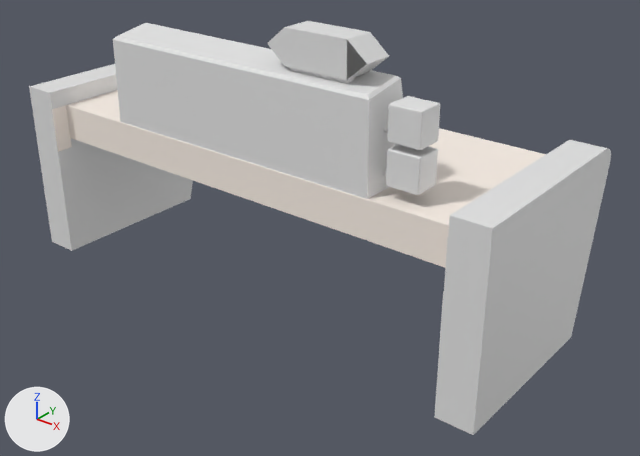
Before and after pictures for a commit that changed the Blender file missile_silo/Assets/Blender/LaunchControlPanel.blend.
The view is the same before and after, from a camera (50 mm lens) standing at (2.91, -2.83, 2.5) and looking at (0.2, 0.56, 0.4). Arrows for +X, +Y and +Z are at lower left; the lights stay in place.
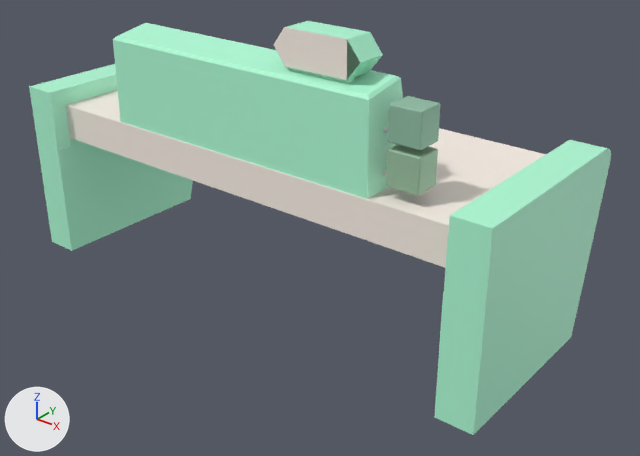
Commit message: rough finished product of control panel

Boxes [x1, y1, x2, y2] around the edits, measured in the pictures (640 x 456 px):
'Cube.001', recoloured, reshaped (grey to green): [29, 21, 611, 435] in both
part 1 of me_cube_005, built on: before [347, 32, 389, 80]; after [347, 32, 383, 80]
part 2 of me_cube_005, recoloured: [273, 27, 359, 80] in both
part 3 of me_cube_005, recoloured (grey to green): [52, 106, 71, 151] in both
part 4 of me_cube_005, recoloured: [66, 106, 449, 268] in both
part 5 of me_cube_006, recoloured (grey to green): [387, 96, 440, 150] in both
part 6 of me_cube_007, recoloured (grey to green): [386, 145, 438, 195] in both

The change, as a list of edits to the scene's bpy script:
```text
Change mat_material:
    mat_material.base_color: (0.8, 0.8, 0.8) -> (0.449, 1.0, 0.703)  # white #e7e7e7 -> green #b3ffda
Add mat_material_005:
    mat_material_005 = principled_material('Material.005')
    mat_material_005.base_color = (0.328, 0.533, 0.356)  # green #9bc1a1
Add mat_material_004:
    mat_material_004 = principled_material('Material.004')
    mat_material_004.base_color = (0.287, 0.521, 0.381)  # green #92bfa6
Change me_cube_005:
    used by ob_cube_001; location = (0.502, 0.188, 1.395); scale = (0.165, 0.0222, 0.0206)
    verts and faces of me_cube_005; kept vertices keep their numbers, new ones are numbered from 242
    remove me_cube_005.from_pydata(...)  # 242 vertices, 140 faces; spans x -12.9..6.0, y -8.5..44.8, z -67.6..9.0
    add me_cube_005.from_pydata(...)  # 246 vertices, 145 faces; spans x -12.9..6.0, y -8.5..44.8, z -67.6..9.0
    me_cube_005 part 1
    add verts[28] = (1.5, 5.6, 4.7)  # moved, pixel (382, 54)
    add verts[29] = (1.5, -1.9, 4.7)  # moved, pixel (360, 62)
    add verts[30] = (-1.5, -1.9, 4.7)  # moved, pixel (273, 44)
    add verts[31] = (-1.5, 5.6, 4.7)  # moved
    add for new, old in zip([*range(242, 246)], [*range(104, 108)]): verts[new] = verts[old] + (0.0, -2.1, -0.5)
    add faces += [(104, 242, 244, 106), (106, 244, 245, 107), (105, 107, 245, 243), (104, 105, 243, 242)]  # mat_material (green #b3ffda)
    add faces += [(242, 243, 245, 244)]  # mat_controlpanelmain (picture img_control_panel_ai_fix_png)
    me_cube_005 part 2: 1 face spanning x -1.5..1.5, y -1.9, z 0.4..9.0 switches from mat_material (white #e7e7e7) to mat_material_002 (white #fff4eb)
    me_cube_005 part 3: 4 faces spanning x -10.9..4.9, y -8.5..44.7, z -38.0..-23.9 switch from no material to mat_material (green #b3ffda)
    me_cube_005 part 4: 1 face spanning x -10.9..4.9, y -4.1, z -36.3..-23.9 switches from no material to mat_material_002 (white #fff4eb)
    add me_cube_005.materials.append(mat_controlpanelmain)  # picture img_control_panel_ai_fix_png
    add me_cube_005.materials.append(mat_controlpanelhexagon)  # picture img_hexagoncontrolmodule_jpg
    add me_cube_005.materials.append(mat_material_007)  # white #e7e7e7
Change me_cube_006:
    where me_cube_006.from_pydata(...)  # 864 vertices, 866 faces; spans x -1.0..1.0, y -1.0..1.0, z -1.0..1.0
    used by ob_cube; location = (0.975, 0.225, 1.255); scale = (0.0854, 0.0731, 0.0867)
    me_cube_006 part 5: 864 of the faces centred in x -1.0..1.0, y -1.0..1.0, z -1.0..1.0 switch from no material to mat_material_004 (green #92bfa6)
    add me_cube_006.materials.append(mat_material_003)  # picture img_controlpanelspeakers_jpg
Change me_cube_007:
    where me_cube_007.from_pydata(...)  # 864 vertices, 866 faces; spans x -1.0..1.0, y -1.0..1.0, z -1.0..1.0
    used by ob_cube_002; location = (0.975, 0.226, 1.051); scale = (0.0854, 0.0735, 0.0867)
    me_cube_007 part 6: all 457 faces centred in x -1.0..1.0, y -1.0..0.0, z -1.0..1.0 switch from no material to mat_material_005 (green #9bc1a1)
    add me_cube_007.materials.append(mat_material_006)  # picture img_controlpanelspeakers_jpg
    add me_cube_007.materials.append(mat_material_009)  # grey #a5b3a8
```
